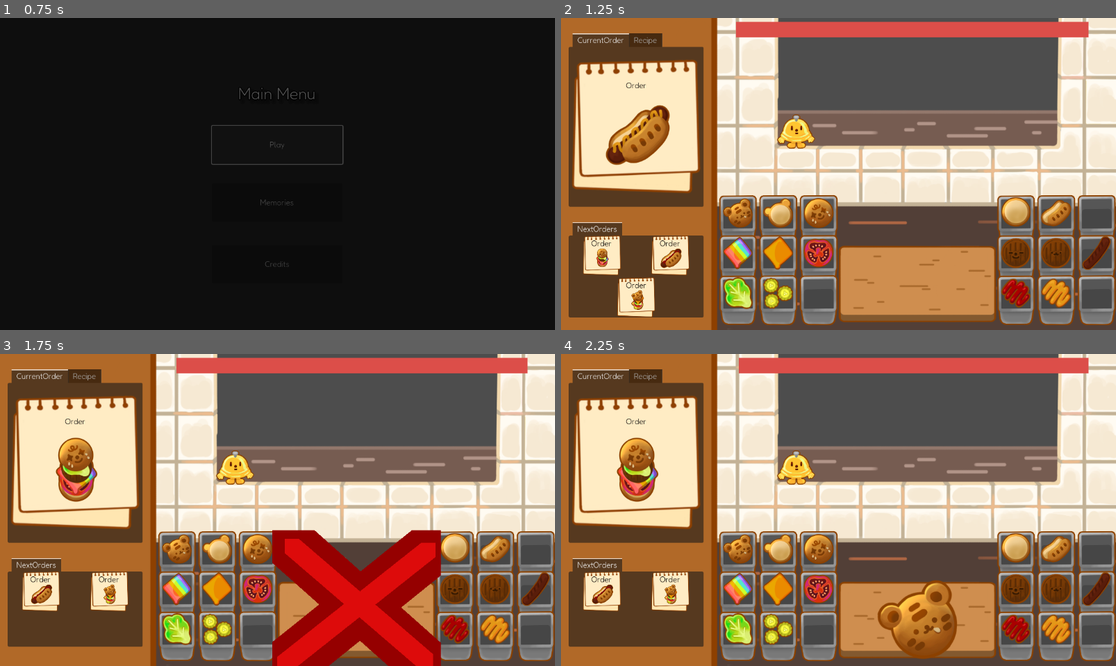
Above: before the commit, frames 1-4 (two rows, left to right).
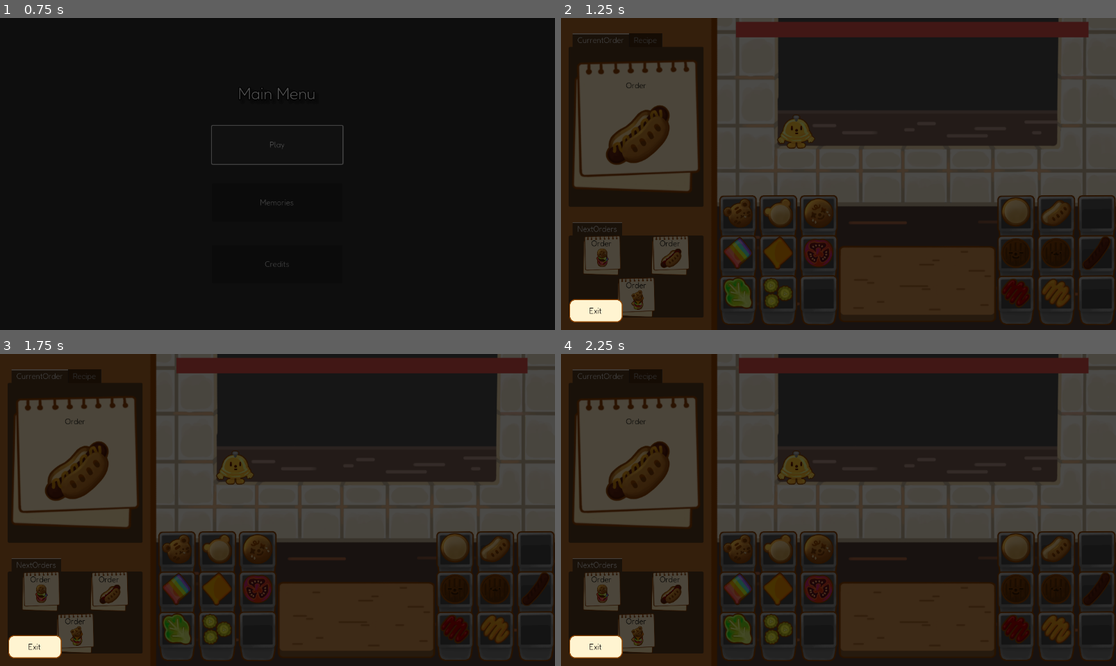
Above: after the commit, the same moments.

Repository: Gus700/FoodTruckBattles
Game: Godot game, scene res://scenes/SceneSwitcher.tscn
Two runs of this game, one before a commit and one after it. Both use one fixed random seed, a clock stepped at 60 frames per second and the inputs below.
Inputs (mouse positions are in pixels of both pictures, inside the frame that each line leads up to):
- Up to frame 1 (0.75 s): click "Play" at 0.5 s
- Up to frame 2 (1.25 s): no input
- Up to frame 3 (1.75 s): click (233, 466) at 1.25 s
- Up to frame 4 (2.25 s): click (738, 547) at 2.02 s

Frame 1 is identical in both runs. In frame 2, 100% of the frame differs, in the area x 0-100%, y 0-100%; in frame 3, 100%; in frame 4, 100%.

Commit message:
working on the tutorial level functionality

Diff:
--- a/scenes/Level.tscn
+++ b/scenes/Level.tscn
@@ -30,6 +30,8 @@
 [ext_resource type="Resource" uid="uid://c70k6roidpm46" path="res://resourceData/ingredients/ketchup.tres" id="22_cwyyt"]
 [ext_resource type="Resource" uid="uid://d11s23kskfx4h" path="res://resourceData/ingredients/mustard.tres" id="23_u7615"]
 [ext_resource type="PackedScene" uid="uid://tejyi6h0ot45" path="res://scenes/CompletionFeedback.tscn" id="30_6cca4"]
+[ext_resource type="Script" path="res://scripts/tutorialOverlay.gd" id="31_vytai"]
+[ext_resource type="Texture2D" uid="uid://b5gcuffddrpxd" path="res://assets/UI/tut_bubble.png" id="32_tqjk8"]
 
 [sub_resource type="LabelSettings" id="LabelSettings_wkq44"]
 font_size = 50
@@ -304,6 +306,48 @@
 anchor_right = 0.778
 anchor_bottom = 0.988
 
+[node name="TutorialOverlay" type="Control" parent="."]
+layout_mode = 1
+anchors_preset = 15
+anchor_right = 1.0
+anchor_bottom = 1.0
+grow_horizontal = 2
+grow_vertical = 2
+script = ExtResource("31_vytai")
+
+[node name="TextureRect" type="ColorRect" parent="TutorialOverlay"]
+layout_mode = 1
+anchors_preset = 15
+anchor_right = 1.0
+anchor_bottom = 1.0
+grow_horizontal = 2
+grow_vertical = 2
+color = Color(0, 0, 0, 0.705882)
+
+[node name="CloseTutorial" type="TextureButton" parent="TutorialOverlay"]
+layout_mode = 1
+anchors_preset = -1
+anchor_left = 0.0147569
+anchor_top = 0.901235
+anchor_right = 0.111111
+anchor_bottom = 0.975309
+texture_normal = ExtResource("32_tqjk8")
+ignore_texture_size = true
+stretch_mode = 0
+metadata/_edit_use_anchors_ = true
+
+[node name="Label" type="Label" parent="TutorialOverlay/CloseTutorial"]
+layout_mode = 1
+anchors_preset = 15
+anchor_right = 1.0
+anchor_bottom = 1.0
+grow_horizontal = 2
+grow_vertical = 2
+theme_override_colors/font_color = Color(0, 0, 0, 1)
+text = "Exit"
+horizontal_alignment = 1
+vertical_alignment = 1
+
 [connection signal="update_recipe" from="Order Area" to="Crafting Area" method="_on_order_area_update_recipe"]
 [connection signal="request_updated_order" from="Crafting Area" to="Order Area" method="_on_crafting_area_request_updated_order"]
 [connection signal="show_completion_feedback" from="Crafting Area" to="." method="_on_crafting_area_show_completion_feedback"]
--- a/scenes/MainMenu.tscn
+++ b/scenes/MainMenu.tscn
@@ -21,17 +21,25 @@
 script = ExtResource("1_cgfym")
 
 [node name="ColorRect" type="ColorRect" parent="."]
-layout_mode = 0
-offset_right = 1152.0
-offset_bottom = 651.0
+layout_mode = 1
+anchors_preset = 15
+anchor_right = 1.0
+anchor_bottom = 1.0
+grow_horizontal = 2
+grow_vertical = 2
 color = Color(0.172549, 0.172549, 0.172549, 1)
 
 [node name="Main Menu Label" type="Label" parent="."]
-layout_mode = 0
-offset_left = 480.0
-offset_top = 136.0
-offset_right = 670.0
-offset_bottom = 193.0
+layout_mode = 1
+anchors_preset = -1
+anchor_left = 0.417
+anchor_top = 0.21
+anchor_right = 0.582
+anchor_bottom = 0.298
+offset_left = -0.384033
+offset_top = -0.0800018
+offset_right = -0.463989
+offset_bottom = -0.104004
 text = "Main Menu"
 label_settings = SubResource("LabelSettings_8faaw")
 horizontal_alignment = 1
--- a/scenes/PrepArea.tscn
+++ /dev/null
@@ -1,80 +0,0 @@
-[gd_scene load_steps=7 format=3 uid="uid://grxikpbbqced"]
-
-[ext_resource type="Script" path="res://scripts/orderArea.gd" id="1_qsrft"]
-[ext_resource type="Resource" uid="uid://buiojh341edde" path="res://resourceData/burger.tres" id="2_d3oaa"]
-[ext_resource type="Resource" uid="uid://dnpf515es6dr0" path="res://resourceData/hotDog.tres" id="3_qkwbk"]
-[ext_resource type="PackedScene" uid="uid://bxcpeosapmm1b" path="res://scenes/SelectableIngredient.tscn" id="4_5s7qt"]
-[ext_resource type="PackedScene" uid="uid://ccgy2s607edvd" path="res://scenes/OrderCard.tscn" id="4_e8vaf"]
-[ext_resource type="Script" path="res://scripts/craftingArea.gd" id="6_755mq"]
-
-[node name="PrepArea" type="Control"]
-layout_mode = 3
-anchors_preset = 15
-anchor_right = 1.0
-anchor_bottom = 1.0
-grow_horizontal = 2
-grow_vertical = 2
-
-[node name="VBoxContainer" type="VBoxContainer" parent="."]
-clip_contents = true
-layout_mode = 1
-anchors_preset = -1
-anchor_top = 0.3
-anchor_right = 1.0
-anchor_bottom = 1.0
-grow_horizontal = 2
-grow_vertical = 2
-alignment = 1
-
-[node name="OrderArea" type="HBoxContainer" parent="VBoxContainer"]
-custom_minimum_size = Vector2(100, 100)
-layout_mode = 2
-alignment = 1
-script = ExtResource("1_qsrft")
-orderTypes = Array[Resource]([ExtResource("2_d3oaa"), ExtResource("3_qkwbk")])
-
-[node name="OrderCard" parent="VBoxContainer/OrderArea" instance=ExtResource("4_e8vaf")]
-layout_mode = 2
-
-[node name="OrderCard2" parent="VBoxContainer/OrderArea" instance=ExtResource("4_e8vaf")]
-layout_mode = 2
-
-[node name="OrderCard3" parent="VBoxContainer/OrderArea" instance=ExtResource("4_e8vaf")]
-layout_mode = 2
-
-[node name="OrderCard4" parent="VBoxContainer/OrderArea" instance=ExtResource("4_e8vaf")]
-layout_mode = 2
-
-[node name="CraftingArea" type="HBoxContainer" parent="VBoxContainer"]
-custom_minimum_size = Vector2(100, 100)
-layout_mode = 2
-size_flags_vertical = 3
-alignment = 1
-script = ExtResource("6_755mq")
-
-[node name="IngredientsArea" type="HBoxContainer" parent="VBoxContainer"]
-custom_minimum_size = Vector2(100, 100)
-layout_mode = 2
-theme_override_constants/separation = 15
-alignment = 1
-
-[node name="CompletionBell" type="TextureButton" parent="VBoxContainer/IngredientsArea"]
-custom_minimum_size = Vector2(100, 100)
-layout_mode = 2
-size_flags_horizontal = 4
-size_flags_vertical = 4
-ignore_texture_size = true
-stretch_mode = 5
-
-[node name="SelectableIngredient" parent="VBoxContainer/IngredientsArea" instance=ExtResource("4_5s7qt")]
-layout_mode = 2
-
-[node name="SelectableIngredient2" parent="VBoxContainer/IngredientsArea" instance=ExtResource("4_5s7qt")]
-layout_mode = 2
-
-[node name="SelectableIngredient3" parent="VBoxContainer/IngredientsArea" instance=ExtResource("4_5s7qt")]
-layout_mode = 2
-
-[connection signal="update_recipe" from="VBoxContainer/OrderArea" to="VBoxContainer/CraftingArea" method="_on_order_area_update_recipe"]
-[connection signal="request_updated_order" from="VBoxContainer/CraftingArea" to="VBoxContainer/OrderArea" method="_on_crafting_area_request_updated_order"]
-[connection signal="pressed" from="VBoxContainer/IngredientsArea/CompletionBell" to="VBoxContainer/CraftingArea" method="_on_completion_bell_pressed"]
--- /dev/null
+++ b/scenes/levels/TutorialLevel.tscn
@@ -0,0 +1,5 @@
+[gd_scene load_steps=2 format=3 uid="uid://yt3olmasjk8s"]
+
+[ext_resource type="PackedScene" uid="uid://eddd6ar36cnd" path="res://scenes/Level.tscn" id="1_yjvyn"]
+
+[node name="TutorialLevel" instance=ExtResource("1_yjvyn")]
--- a/scripts/Level.gd
+++ b/scripts/Level.gd
@@ -1,7 +1,9 @@
 extends Control
+
 
 @onready var gameOverOverLay = $GameOverOverlay
 @onready var completionFeedBack = $CompletionFeedback
+@export var tutorialDisplay: bool = false
 
 # Called when the node enters the scene tree for the first time.
 func _ready() -> void:
--- /dev/null
+++ b/scripts/tutorialOverlay.gd
@@ -0,0 +1,13 @@
+extends Control
+
+var numsteps :int
+
+
+# Called when the node enters the scene tree for the first time.
+func _ready() -> void:
+	pass # Replace with function body.
+
+
+# Called every frame. 'delta' is the elapsed time since the previous frame.
+func _process(delta: float) -> void:
+	pass
Binary file added: assets/UI/credits.png
Not shown, added: assets/UI/credits.png.import
Binary file added: assets/UI/credits_hover.png
Not shown, added: assets/UI/credits_hover.png.import
Binary file added: assets/UI/lore.png
Not shown, added: assets/UI/lore.png.import
Binary file added: assets/UI/lore_hover.png
Not shown, added: assets/UI/lore_hover.png.import
Binary file added: assets/UI/narrative_arrow.png
Not shown, added: assets/UI/narrative_arrow.png.import
Binary file added: assets/UI/play.png
Not shown, added: assets/UI/play.png.import
(and 17 more such lines)
